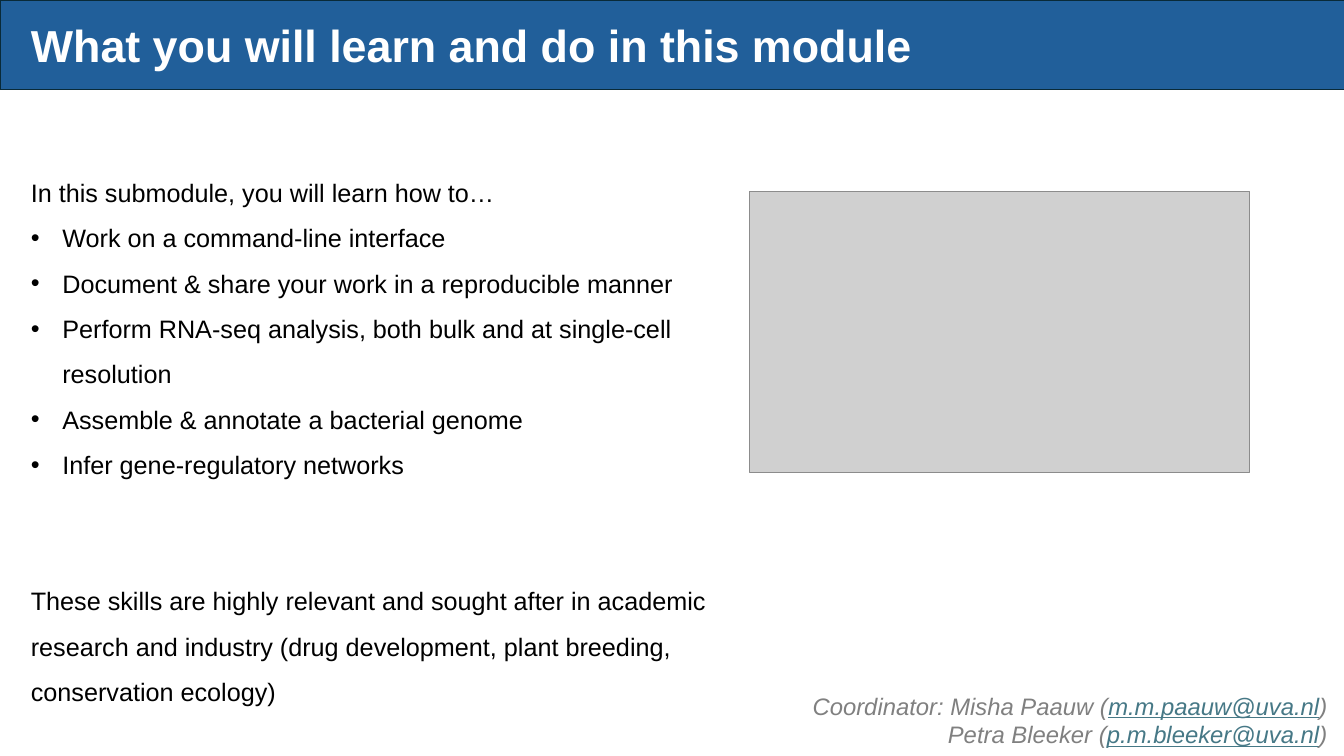
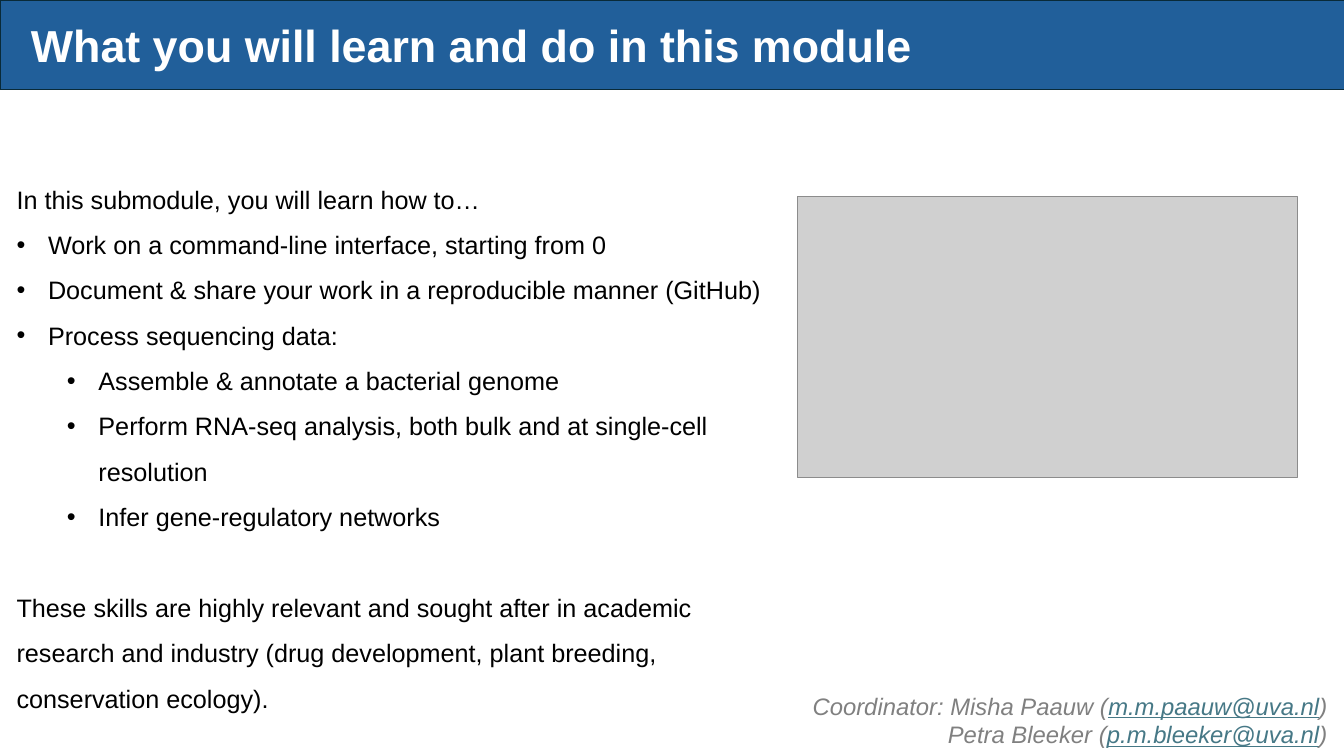
Before and after one commit to mishapaauw/molecular-data-analysis, a slide deck: slide 4 of lectures/QS_pitch_MDA_2026.pptx (slide 3 before the commit). Drawn at 1344x756 pixels with LibreOffice and Linux fonts; fonts in the diff are those of the drawing; grey boxes stand for pictures. Boxes give left, top, right and bottom in pixels: in the first picture for what was removed or moved away, otherwise in the second. Text is boxed around its words. In the diff, an @@ line names an element or a change of style, - is before the commit and + after.

```diff
--- a/lectures/QS_pitch_MDA_2026.pptx
+++ b/lectures/QS_pitch_MDA_2026.pptx
@@ text "In this submodule, you will ...": place and size @@
-text "In this submodule, you will ..." at bbox=[31, 183, 706, 707]
+text "In this submodule, you will ..." at bbox=[17, 190, 760, 713]
@@ picture: place and size @@
-picture at bbox=[750, 192, 1250, 473]
+picture at bbox=[798, 197, 1298, 478]
@@ text at bbox=[48, 235, 760, 396]: text changed @@
-• Work on a command-line interface
-• Document & share your work in a reproducible manner
+• Work on a command-line interface, starting from 0
+• Document & share your work in a reproducible manner (GitHub)
+• Process sequencing data:
+  • Assemble & annotate a bacterial genome
@@ text at bbox=[62, 410, 523, 435]: paragraph removed @@
-• Assemble & annotate a bacterial genome
@@ text at bbox=[98, 416, 707, 532]: list level 1 to 2 in "Perform RNA-seq analysis, both bulk ..."; list level 1 to 2 in "Infer gene-regulatory networks" @@
@@ text at bbox=[17, 598, 691, 713]: text changed @@
-These skills are highly relevant and sought after in academic research and industry (drug development, plant breeding, conservation ecology)
+These skills are highly relevant and sought after in academic research and industry (drug development, plant breeding, conservation ecology).
```
Also in this commit, not shown: 3 other slides changed, 2 slides added, 1 other file.
